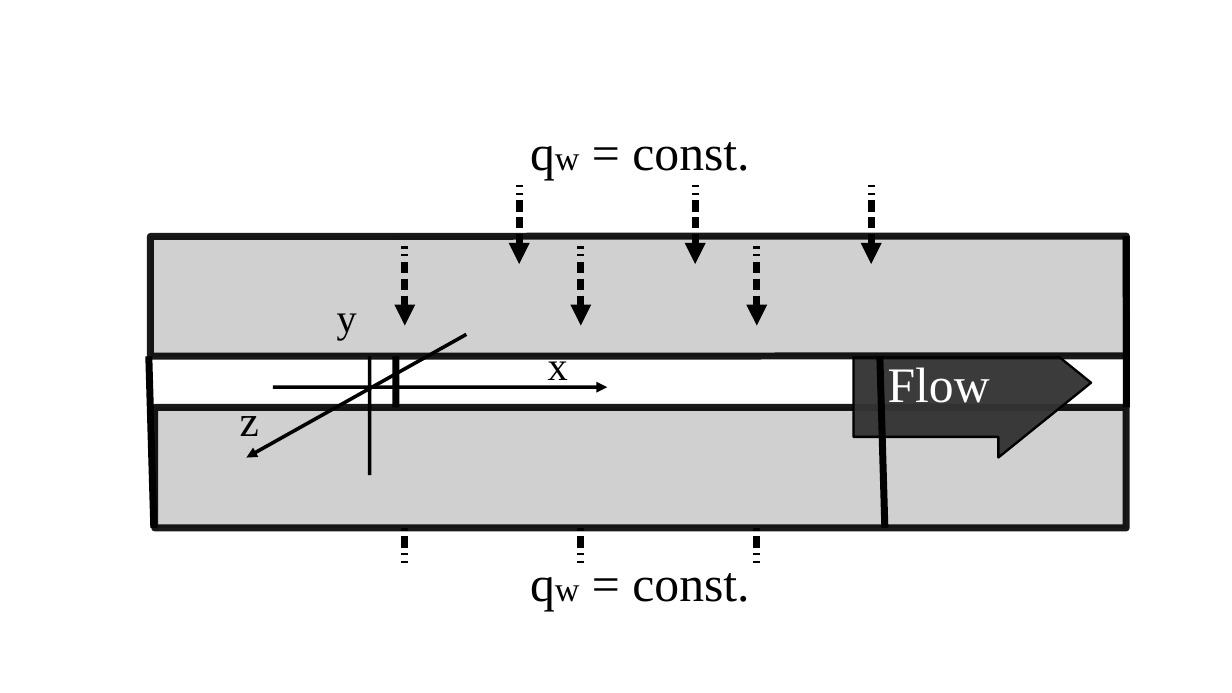
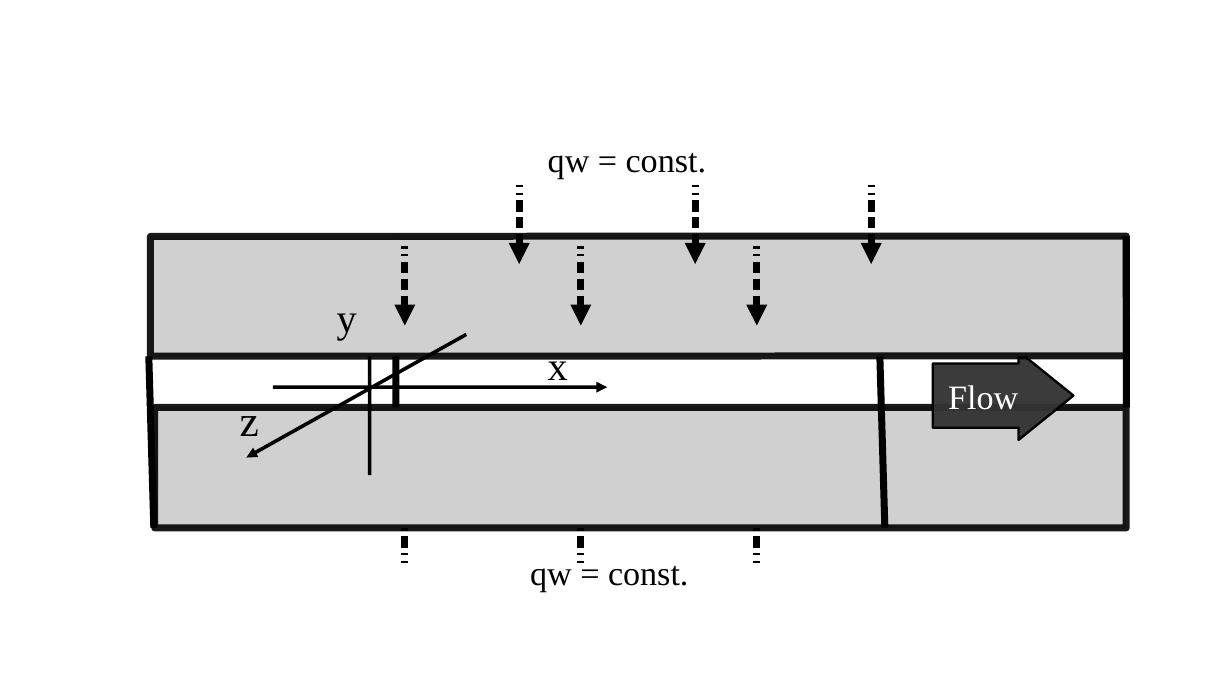
Before and after one commit to felipejoribeiro/PapersEmAndamento, a slide deck: slide 1 of congresso europeu/fotos_formatacao_final/canal1.odp. Drawn at 1232x693 pixels with LibreOffice and Linux fonts; fonts in the diff are those of the drawing; grey boxes stand for pictures. Boxes give left, top, right and bottom in pixels: in the first picture for what was removed or moved away, otherwise in the second. Text is boxed around its words. In the diff, an @@ line names an element or a change of style, - is before the commit and + after.

```diff
--- a/congresso europeu/fotos_formatacao_final/canal1.odp
+++ b/congresso europeu/fotos_formatacao_final/canal1.odp
@@ text "qw = const." at bbox=[548, 152, 706, 179]: size 32 to 22 pt in "qw = const." @@
@@ text "qw = const.": place and size @@
-text "qw = const." at bbox=[632, 142, 749, 171]
+text "qw = const." at bbox=[548, 152, 706, 179]
@@ right arrow "Flow": place and size @@
-right arrow "Flow" at bbox=[854, 309, 1092, 458]
+right arrow "Flow" at bbox=[934, 351, 1074, 439]
@@ right arrow "Flow" at bbox=[934, 351, 1074, 439]: size 32 to 22 pt @@
@@ text "qw = const." at bbox=[530, 566, 688, 592]: size 32 to 22 pt in "qw = const." @@
```
Also in this commit, not shown: 1 other file.
